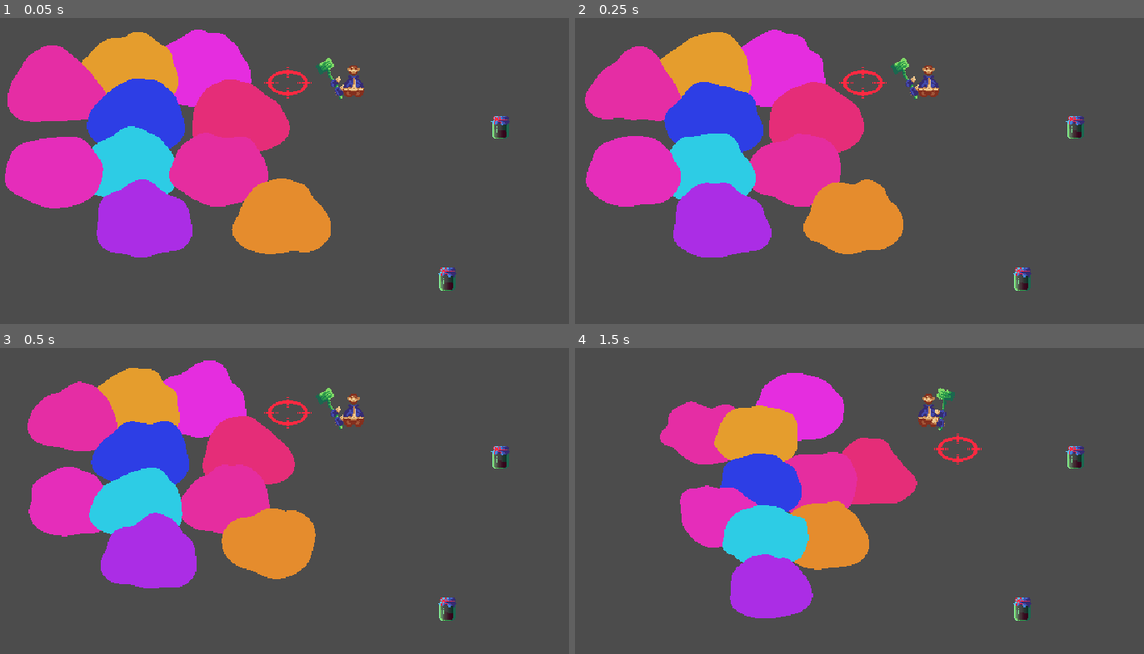
Above: before the commit, frames 1-4 (two rows, left to right).
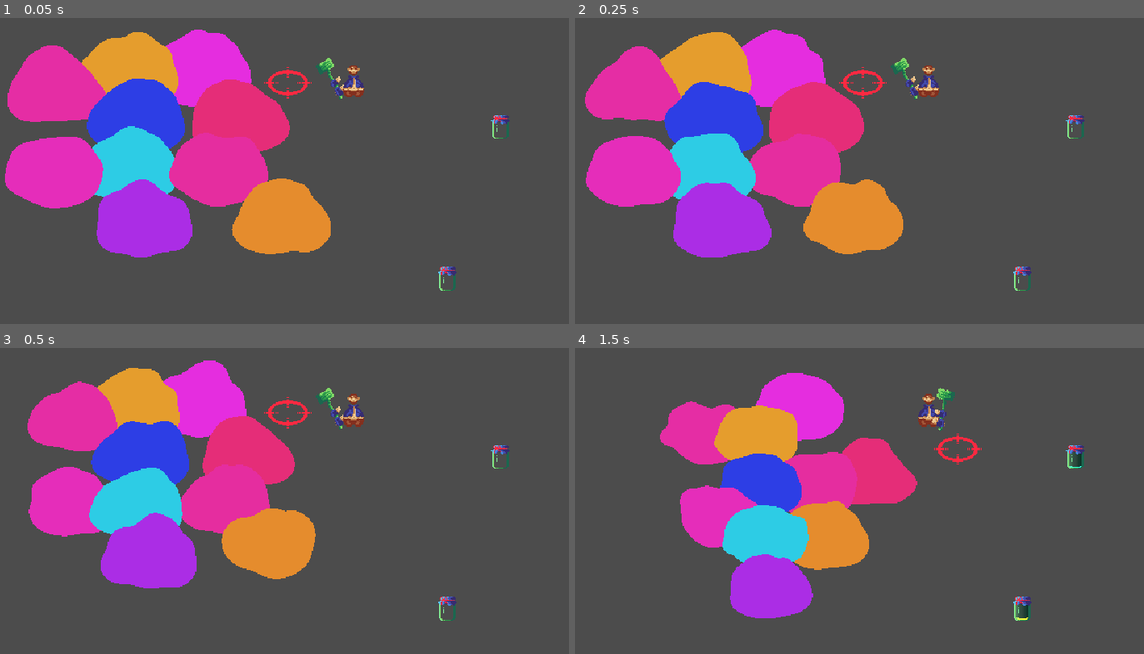
Above: after the commit, the same moments.

Repository: MetRiko/LD-2023-01
Game: Godot game, scene res://Root.tscn
The game is run twice, just before and just after one commit, with the same random seed, the same clock (stepped at 60 frames per second) and the same inputs. The engine's default icon, where the game draws it, is replaced by a stand-in: a white triangle on a blue panel in a dark square.
Inputs (mouse positions are in pixels of both pictures, inside the frame that each line leads up to):
- Up to frame 1 (0.05 s): no input
- Up to frame 2 (0.25 s): no input
- Up to frame 3 (0.5 s): no input
- Up to frame 4 (1.5 s): tap Enter at 0.5 s; drag from (1075, 455) to (865, 412) at 0.52 s; drag from (1024, 608) to (887, 415) at 1.27 s

The runs differ from the first frame. In frame 1, 0.2% of the frame differs, in the area x 77-90%, y 31-89%; in frame 2, 0.2%; in frame 3, 0.2%; in frame 4, 0.2%.

Commit message:
Add logic to SlimeJar

Diff:
--- a/pickable/Pickable.gd
+++ b/pickable/Pickable.gd
@@ -1,5 +1,7 @@
 extends Area2D
 class_name Pickable
+
+signal is_pickable_changed
 
 var _is_pickable := true
 var _picker = null
@@ -15,12 +17,14 @@
 		_transfer_to(node)
 		_is_pickable = false
 		_picker = node
+		emit_signal("is_pickable_changed", true)
 
 func drop_on(node):
 	if is_picked():
 		_transfer_to(node)
 		_is_pickable = true
 		_picker = null
+		emit_signal("is_pickable_changed", false)
 
 func is_picked():
 	return _picker != null
--- a/pickable/SlimeJar.gd
+++ b/pickable/SlimeJar.gd
@@ -1,5 +1,71 @@
 extends Pickable
 class_name SlimeJar
 
+var shader : ShaderMaterial
+
+var gels := []
+var all_gels_count := 0
+var final_color : Color
+#var fill_level := 0.0
+var max_gels_count := 20
+var angle_level := 0.0
+
+func reset_angle_level_with_animation():
+	var tween = get_tree().create_tween()
+	tween.tween_method(self, "change_angle_level", angle_level, 0.0, 0.4)
+
+func add_gel(color: Color, amount: int):
+	var overflow := 0
+	if all_gels_count < max_gels_count:
+		var gel = {
+			color = color,
+			amount = amount
+		}
+		gels.append(gel)
+		all_gels_count += amount
+		if all_gels_count > max_gels_count:
+			overflow = all_gels_count - max_gels_count
+			gel.amount -= overflow
+			all_gels_count = max_gels_count
+		final_color = _calculate_color()
+		print(final_color.h, final_color.s, final_color.v)
+		shader.set_shader_param("u_color", final_color)
+		shader.set_shader_param("u_fill_level", float(all_gels_count) / max_gels_count)
+	else:
+		overflow = amount
+	return overflow
+
+func change_angle_level(level: float):
+	angle_level = level
+	shader.set_shader_param("u_angle_level", level)
+
+func _input(event):
+	if event is InputEventMouseButton and event.is_pressed():
+		var n = add_gel(Color.from_hsv(rand_range(0.0, 1.0), 0.8, 1.0, 1.0), 1)
+
+func _calculate_color():
+	if gels.size() > 0:
+		var h = gels[0].color.h
+		var s = gels[0].color.s
+		var v = gels[0].color.v
+		for gel in gels:
+#			c = lerp(c, gel.color, float(gel.amount) / all_gels_count)
+			var factor = float(gel.amount) / all_gels_count
+			h = lerp(h, gel.color.h, factor)
+			v = lerp(v, gel.color.v, factor)
+		return Color.from_hsv(h, s, v)
+	return Color.black
+
+func _on_pickable_changed(pickable: bool):
+	$Jar.frame = int(pickable)
+
 func _ready():
-	pass
+	connect("is_pickable_changed", self, "_on_pickable_changed")
+	shader = $Liquid.material.duplicate()
+	$Liquid.material = shader
+
+	shader.set_shader_param("u_color", final_color)
+	shader.set_shader_param("u_fill_level", all_gels_count / max_gels_count)
+	change_angle_level(angle_level)
+
+	$Jar.frame = 0
--- a/pickable/SlimeJar.gdshader
+++ b/pickable/SlimeJar.gdshader
@@ -11,7 +11,7 @@
 
 void fragment() {
 
-	vec4 color = vec4(0.2, 0.0, 0.1, 1.0);
+	vec4 color = u_color;
 	vec4 trans = vec4(color.rgb, 0.0);
 
 	float fill_level = u_fill_level; //0.85; //(1.0 + sin(TIME)) * 0.5;
@@ -36,11 +36,13 @@
 		vec4 left_color = vec4(0.514, 0.937, 0.627, 0.6);
 		vec4 right_color = vec4(vec3(0.11, 0.408, 0.314) * 0.5, 1.0);
 
-		COLOR = mix(trans, right_color, (1.0 - pow(sin((1.0-UV.x) * 3.14159 * 0.5), 1.8)));
+		COLOR = mix(vec4(right_color.rgb, 0.0), right_color, (1.0 - pow(sin((1.0-UV.x) * 3.14159 * 0.5), 1.8)));
 		COLOR = mix(COLOR, color, step(y, fill_level));
 
 //		COLOR = mix(vec4(0.0, 1.0, 0.0, 1.0), COLOR, UV.x);
-		COLOR = mix(COLOR, left_color, (1.0 - pow(sin(UV.x * 3.14159 * 0.5), 0.4)));
+//		COLOR = mix(COLOR, left_color, (1.0 - pow(sin(UV.x * 3.14159 * 0.5), 0.4)));
+
+		COLOR = vec4(mix(COLOR.rgb, left_color.rgb, (1.0 - pow(sin(UV.x * 3.14159 * 0.5), 0.3))), max(COLOR.a, left_color.a));
 
 	//	COLOR = vec4(UV.x, UV.y, 0.0, 1.0);
 	}
--- a/pickable/SlimeJar.tscn
+++ b/pickable/SlimeJar.tscn
@@ -7,9 +7,9 @@
 
 [sub_resource type="ShaderMaterial" id=3]
 shader = ExtResource( 4 )
-shader_param/u_color = Plane( 0.2, 0, 0.1, 1 )
+shader_param/u_color = Plane( 0.8, 0, 0.1, 1 )
 shader_param/u_fill_level = 0.5
-shader_param/u_max_height_diff = 0.6
+shader_param/u_max_height_diff = 0.7
 shader_param/u_angle_level = 0.4
 
 [sub_resource type="CapsuleShape2D" id=1]
@@ -32,6 +32,3 @@
 [node name="CollisionShape" type="CollisionShape2D" parent="."]
 visible = false
 shape = SubResource( 1 )
-
-[connection signal="mouse_entered" from="." to="." method="_on_mouse_entered"]
-[connection signal="mouse_exited" from="." to="." method="_on_mouse_exited"]
--- a/player/Player.gd
+++ b/player/Player.gd
@@ -37,17 +37,26 @@
 						hammer.visible = false
 						hammerHitbox.visible = false
 						break
-		else:
-			var obj = $Pocket.get_children()[0]
+	if event.is_action_released("game_action"):
+		if $Pocket.get_child_count() > 0:
+			var obj = $Pocket.get_child(0)
 			obj.drop_on(get_parent())
+			if obj is SlimeJar:
+				obj.reset_angle_level_with_animation()
 			obj.position = position
 			hammer.visible = true
 			hammerHitbox.visible = true
 
 func _process(_delta):
 	var viewing_angle = _get_viewing_angle()
+	hammerHitbox.global_position = global_position + hammer.hammer_elipse_vec * 4.0
 
-	hammerHitbox.global_position = global_position + hammer.hammer_elipse_vec * 4.0
+	if $Pocket.get_child_count() > 0:
+		var jar = $Pocket.get_child(0)
+		if jar is SlimeJar:
+			var target_angle_level = -velocity.x / MAX_SPEED
+			var next_angle_level = lerp(jar.angle_level, target_angle_level, 0.08)
+			jar.change_angle_level(next_angle_level)
 
 func _physics_process(delta):
 	move_direction = Input.get_vector("game_left", "game_right", "game_up", "game_down")
--- a/player/Player.tscn
+++ b/player/Player.tscn
@@ -154,6 +154,7 @@
 shape = SubResource( 10 )
 
 [node name="Pocket" type="Node2D" parent="."]
+position = Vector2( 0, -30 )
 
 [node name="PickingHitbox" type="Area2D" parent="."]
 
Binary file changed: pickable/SlimeJar.png
